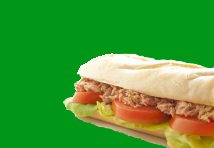
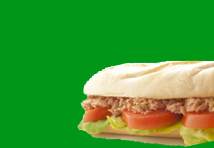
The second 214 x 148 image is a revision of the first. Changes to its layers:
painted on "Nuovo livello#2" over [63, 50, 214, 148]
